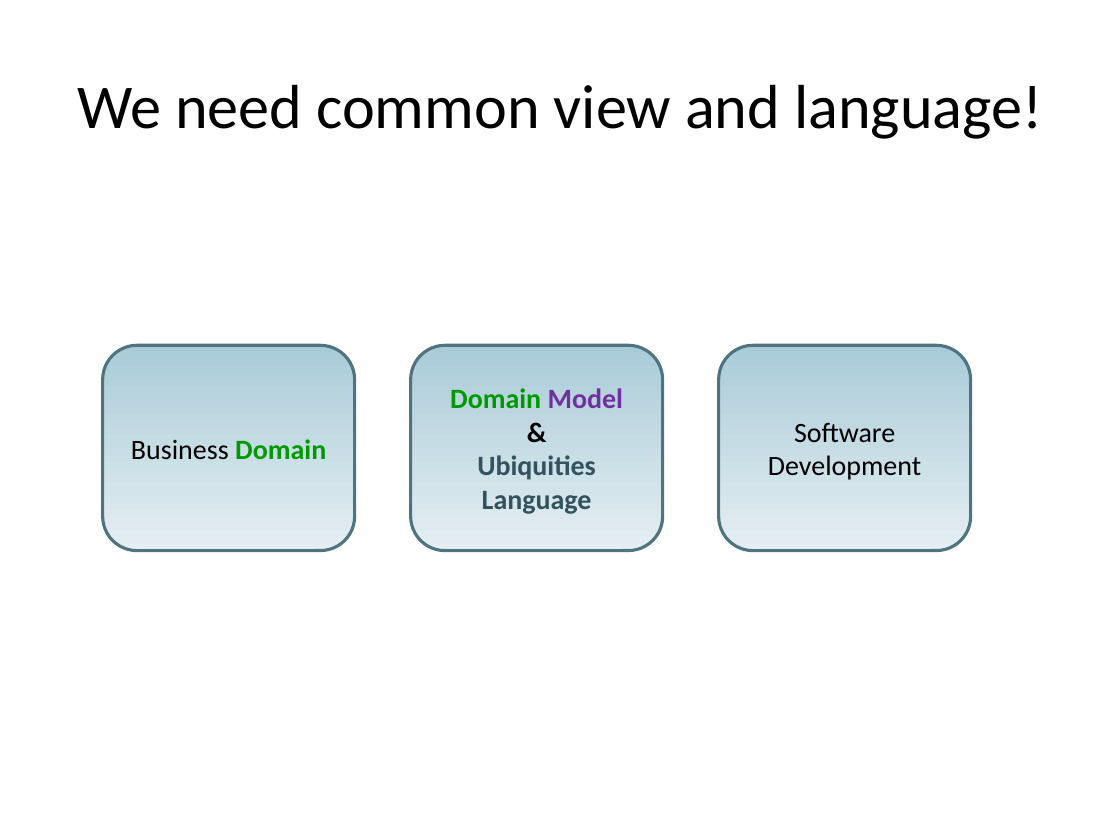
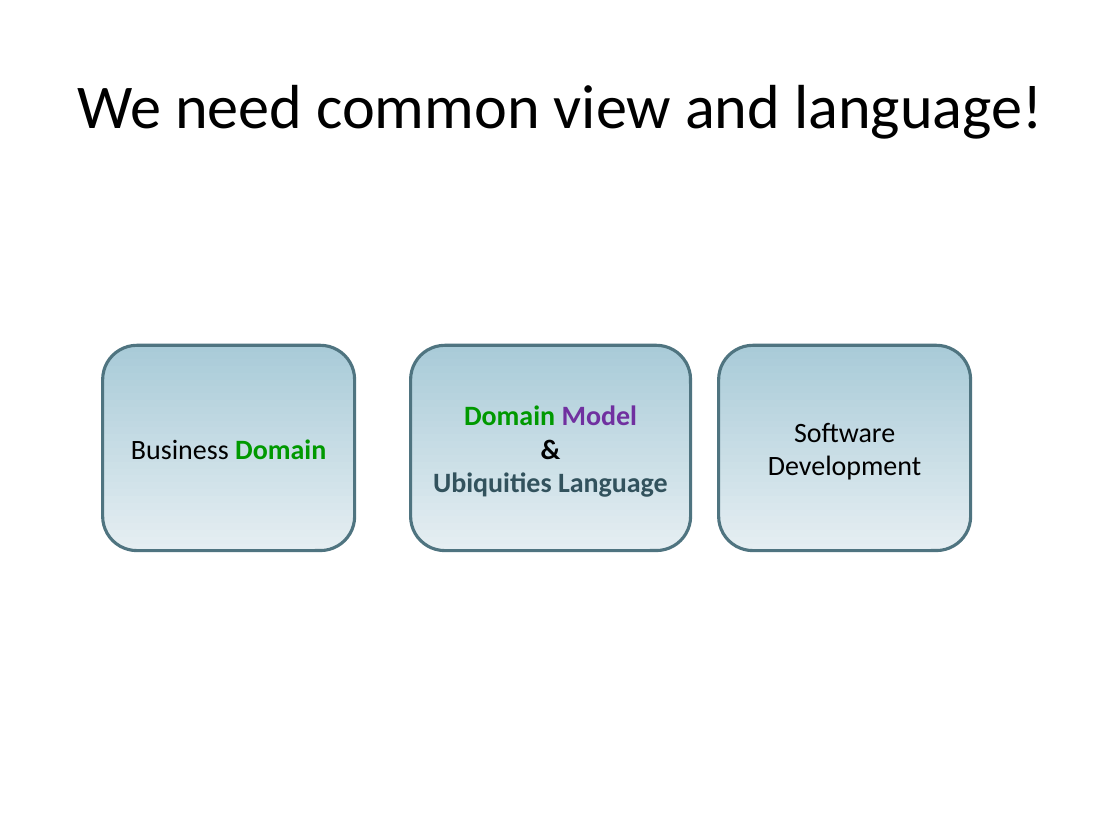
Before and after one commit to arturtv/dddpresentation, a slide deck: slide 8 of Domain-DrivenDesign.A.Trosin.ppt. Drawn at 1120x840 pixels with LibreOffice and Linux fonts; fonts in the diff are those of the drawing. Boxes give left, top, right and bottom in pixels: in the first picture for what was removed or moved away, otherwise in the second. Text is boxed around its words. In the diff, an @@ line names an element or a change of style, - is before the commit and + after.

```diff
--- a/Domain-DrivenDesign.A.Trosin.ppt
+++ b/Domain-DrivenDesign.A.Trosin.ppt
@@ rounded rectangle "Domain Model": place and size @@
-rounded rectangle "Domain Model" at [411, 345, 663, 550]
+rounded rectangle "Domain Model" at [411, 345, 691, 550]
```
Also in this commit, not shown: 1 other slide changed, 1 slide added, 1 slide removed.
